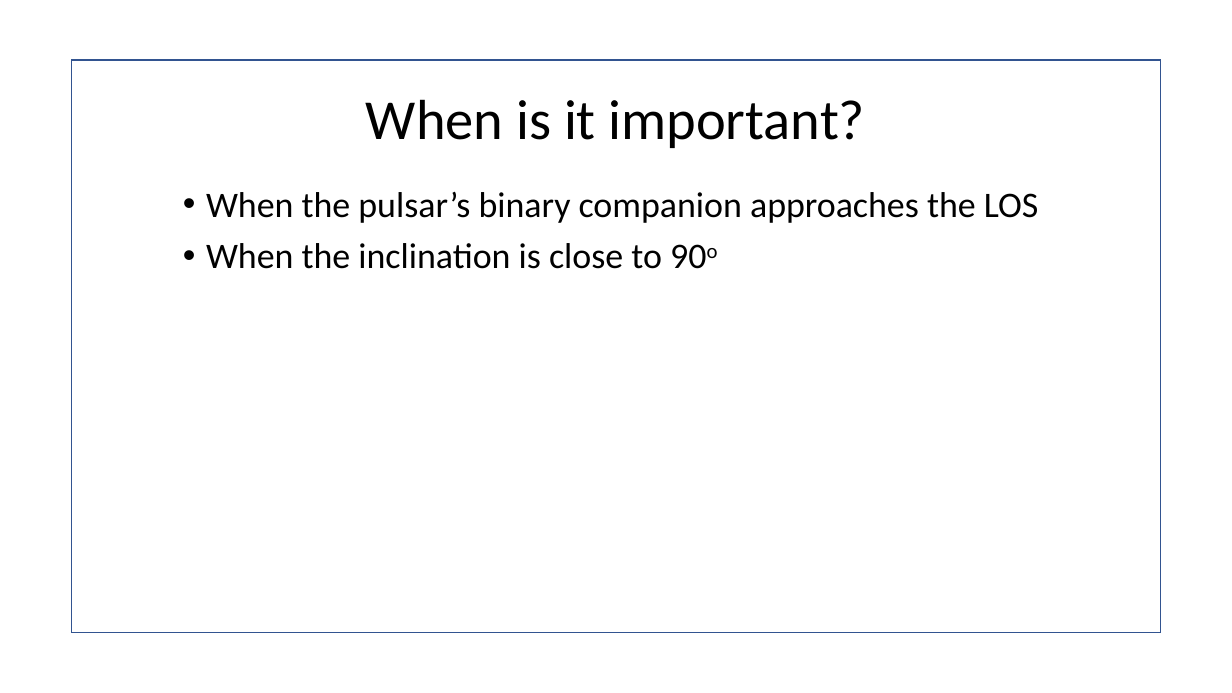
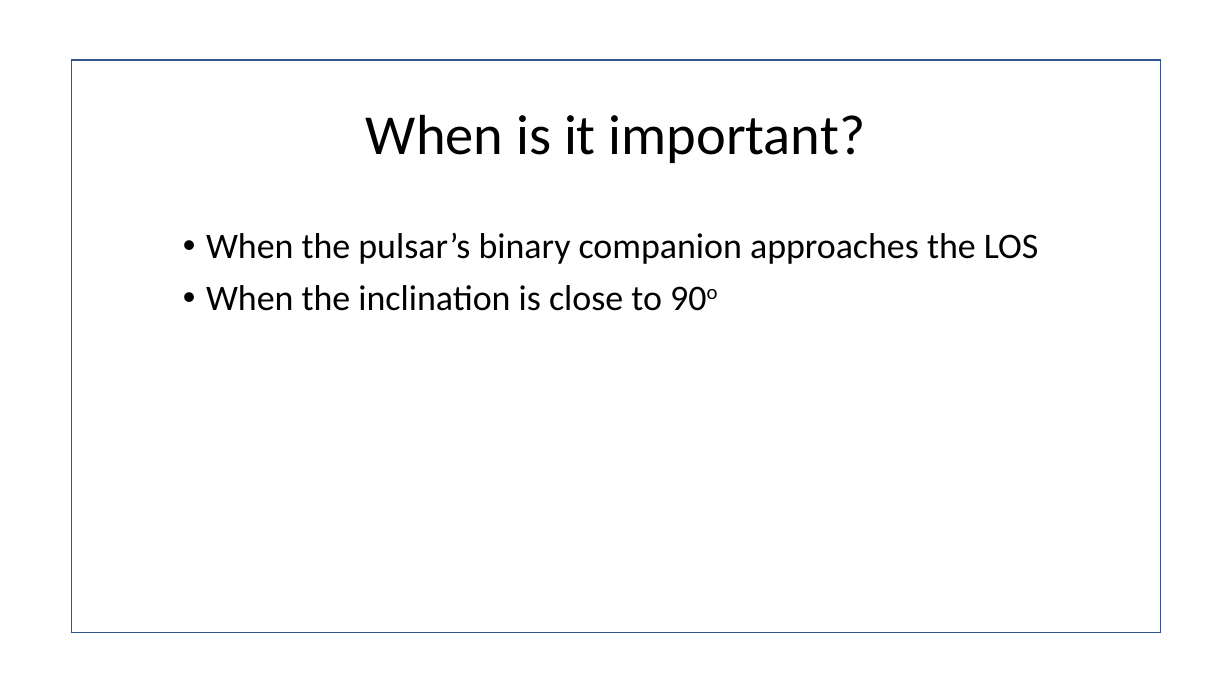
Before and after one commit to T-Rutt/presentation, a slide deck: slide 13 of The Shapiro Delay.pptx (slide 9 before the commit). Drawn at 1232x693 pixels with LibreOffice and Linux fonts; fonts in the diff are those of the drawing; background and template pictures are left out. Boxes give left, top, right and bottom in pixels: in the first picture for what was removed or moved away, otherwise in the second. Text is boxed around its words. In the diff, an @@ line names an element or a change of style, - is before the commit and + after.

```diff
--- a/The Shapiro Delay.pptx
+++ b/The Shapiro Delay.pptx
@@ title "When is it important?": place and size @@
-title "When is it important?" at bbox=[366, 99, 865, 148]
+title "When is it important?" at bbox=[366, 114, 865, 163]
@@ text "When the pulsar’s binary companion ...": place and size @@
-text "When the pulsar’s binary companion ..." at bbox=[206, 191, 1039, 269]
+text "When the pulsar’s binary companion ..." at bbox=[206, 232, 1039, 311]
```
Also in this commit, not shown: 11 other slides changed, 7 slides added, 3 slides removed, 1 other file.
